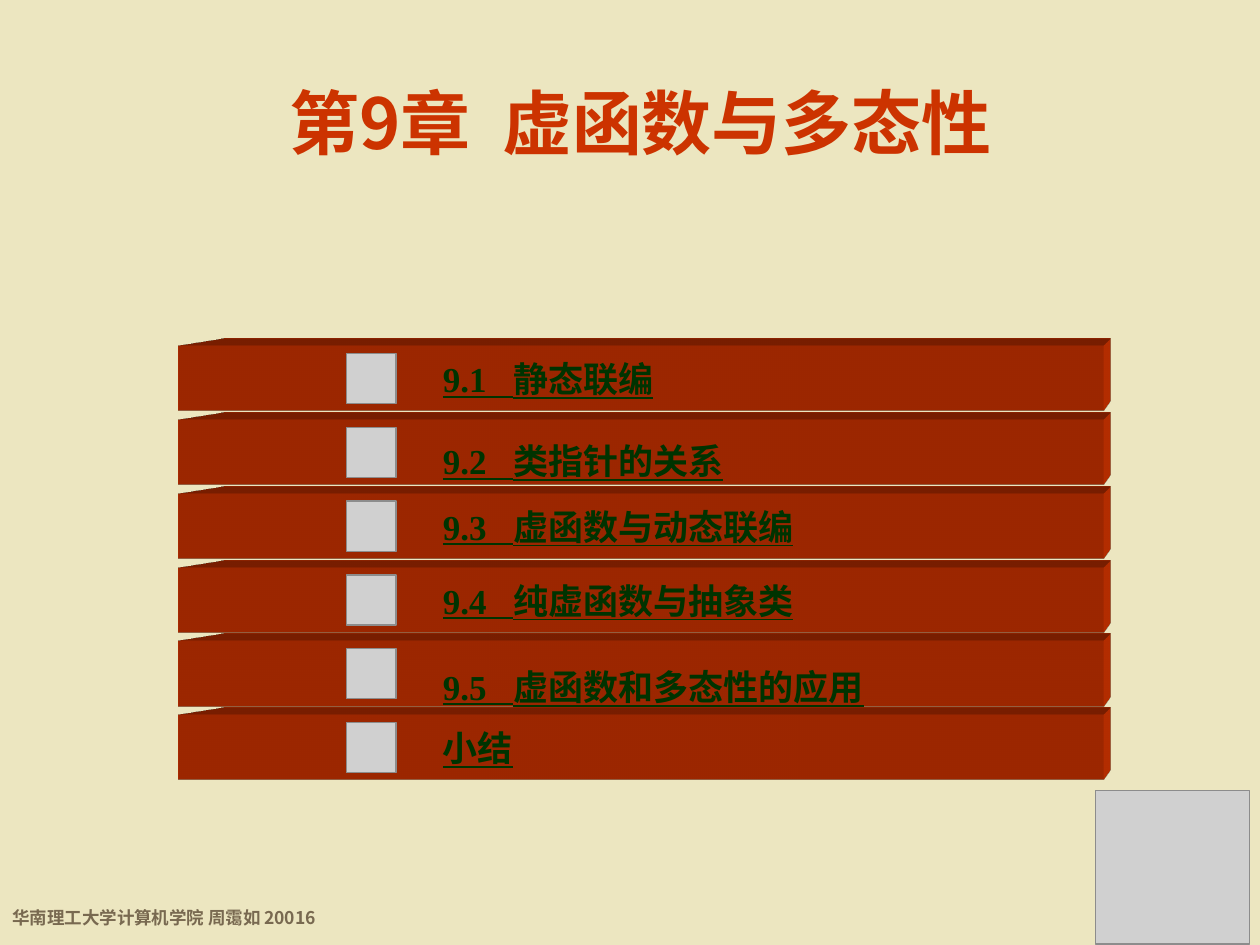
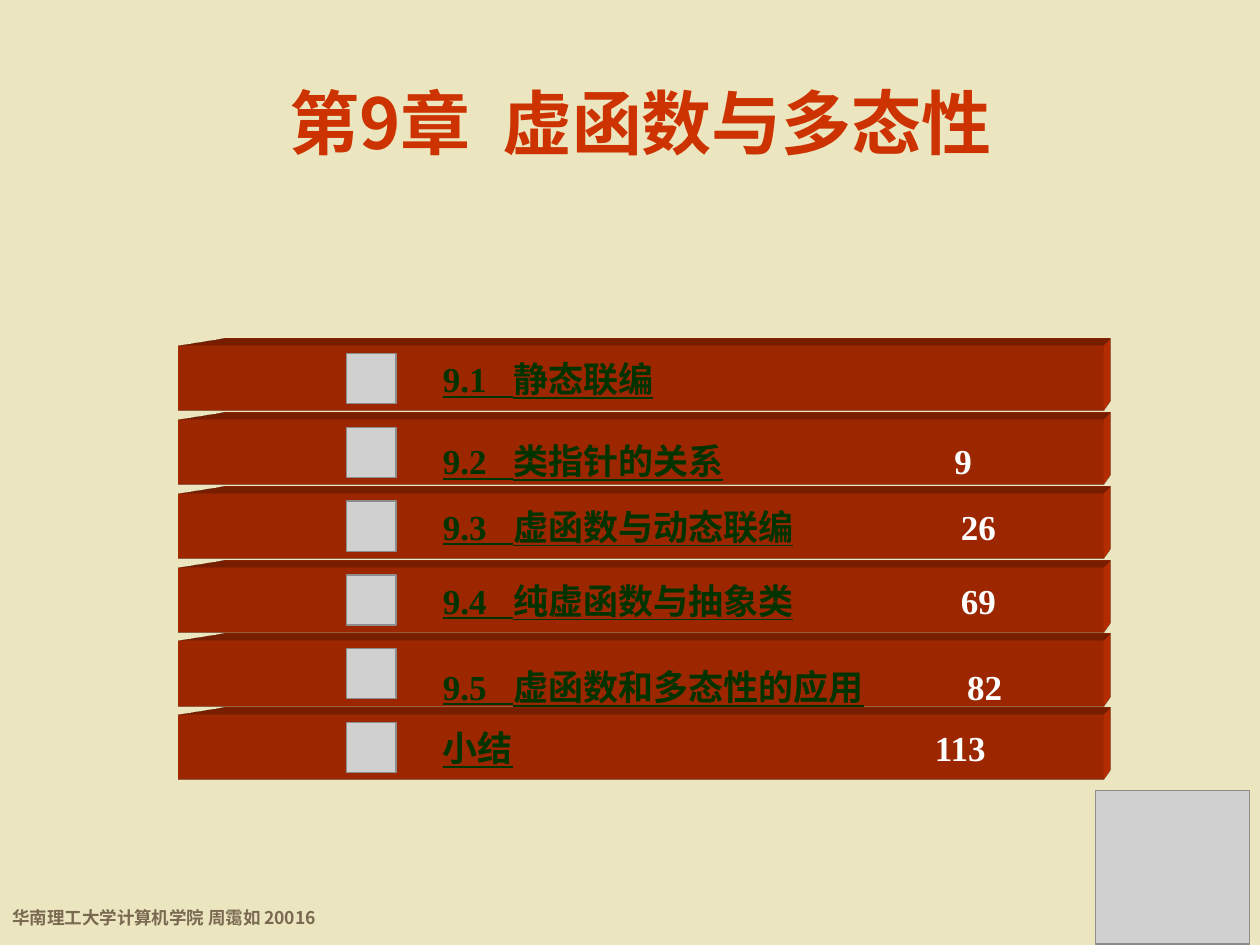
Before and after one commit to wwuhn/wwuhn.github.io, a slide deck: slide 2 of bookspcClassic/C++程序设计基础（第5版）周霭如/9-虚函数与多态性.pptx. Drawn at 1260x945 pixels with LibreOffice and Linux fonts; fonts in the diff are those of the drawing; grey boxes stand for pictures; background and template pictures are left out. Boxes give left, top, right and bottom in pixels: in the first picture for what was removed or moved away, otherwise in the second. Text is boxed around its words. In the diff, an @@ line names an element or a change of style, - is before the commit and + after.

```diff
--- a/bookspcClassic/C++程序设计基础（第5版）周霭如/9-虚函数与多态性.pptx
+++ b/bookspcClassic/C++程序设计基础（第5版）周霭如/9-虚函数与多态性.pptx
@@ text in rectangle at <box>443,444,972,481</box>: text changed @@
-9.2 类指针的关系
+9.2 类指针的关系 9
@@ text in rectangle at <box>443,510,996,546</box>: text changed @@
-9.3 虚函数与动态联编
+9.3 虚函数与动态联编 26
@@ text in rectangle at <box>443,584,996,620</box>: text changed @@
-9.4 纯虚函数与抽象类
+9.4 纯虚函数与抽象类 69
@@ text in rectangle at <box>443,670,1002,707</box>: text changed @@
-9.5 虚函数和多态性的应用
+9.5 虚函数和多态性的应用 82
@@ text in rectangle at <box>443,731,986,768</box>: text changed; text colour #003300 to #FFFFFF @@
-小结
+小结 113
```
Also in this commit, not shown: 4 other slides changed.
